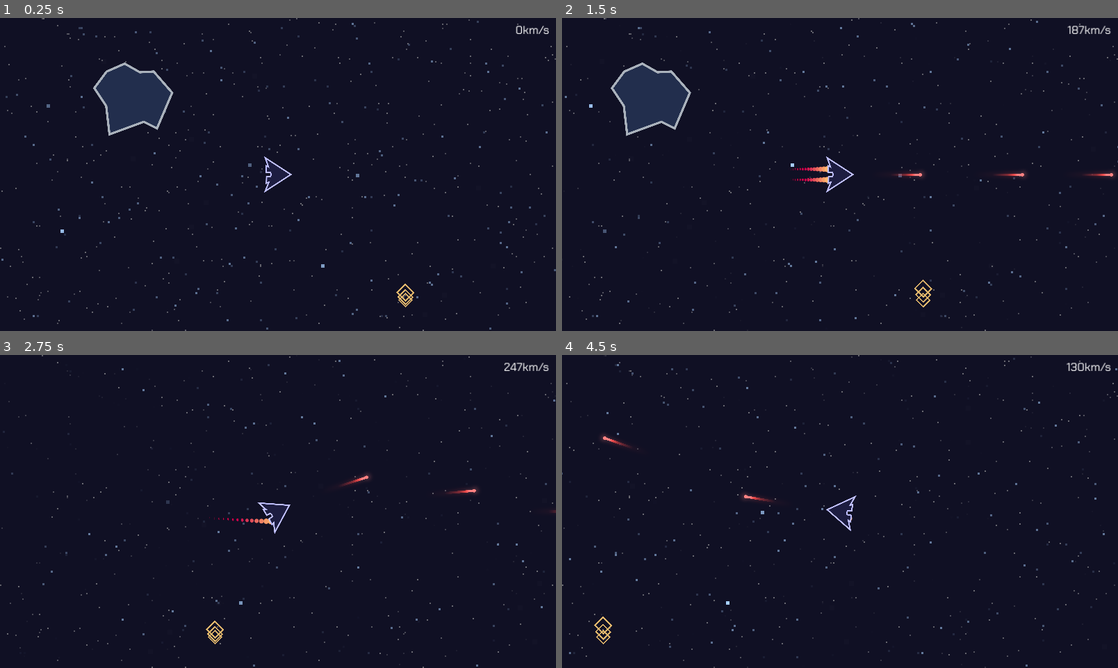
Above: before the commit, frames 1-4 (two rows, left to right).
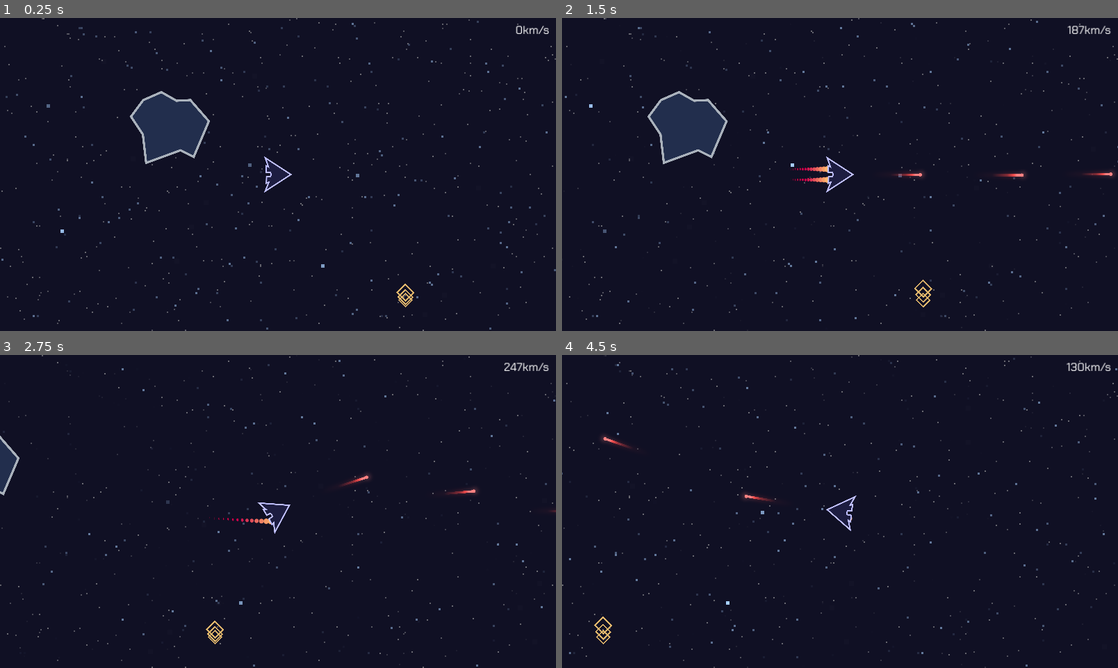
Above: after the commit, the same moments.

Repository: JoeZlonicky/asteroid-miner-prototype
Game: Godot game, scene res://game/game.tscn
Two runs of this game, one before a commit and one after it. Both use one fixed random seed, a clock stepped at 60 frames per second and the inputs below.
Inputs:
- Up to frame 1 (0.25 s): no input
- Up to frame 2 (1.5 s): hold Space (shoot) 0.53-1.28 s; hold W (move_forward) from 0.53 s (still down); tap Space (shoot) at 1.35 s
- Up to frame 3 (2.75 s): release W (move_forward) at 2.03 s; hold A (turn_left) from 2.03 s (still down); hold Space (shoot) from 2.03 s (still down)
- Up to frame 4 (4.5 s): release Space (shoot) at 2.78 s; tap Space (shoot) at 2.85, 4.35 s; release A (turn_left) at 3.53 s; hold S (slow_down) 3.53-4.28 s; hold Space (shoot) 3.53-4.28 s; hold D (turn_right) from 4.28 s (still down)

The runs differ from the first frame. In frame 1, 3.5% of the frame differs, in the area x 16-38%, y 14-47%; in frame 2, 3.5%, in the area x 8-100%, y 14-51%; in frame 3, 0.4%; in frame 4, less than 0.1%.

Commit message:
Add projectile asteroid collision

Diff:
--- /dev/null
+++ b/asteroid/asteroid.tscn
@@ -0,0 +1,14 @@
+[gd_scene load_steps=2 format=3 uid="uid://ctr02p2rxntst"]
+
+[ext_resource type="Texture2D" uid="uid://p6vmxt5j72er" path="res://assets/images/asteroid.svg" id="1_juu16"]
+
+[node name="Asteroid" type="AnimatableBody2D"]
+position = Vector2(386, 306)
+collision_layer = 3
+
+[node name="Sprite2D" type="Sprite2D" parent="."]
+scale = Vector2(0.25, 0.25)
+texture = ExtResource("1_juu16")
+
+[node name="CollisionPolygon2D" type="CollisionPolygon2D" parent="."]
+polygon = PackedVector2Array(-17, -76, 14, -58, 43, -59, 83, -14, 50, 64, 22, 50, -51, 76, -58, 15, -83, -23, -56, -59)
--- a/game/game.tscn
+++ b/game/game.tscn
@@ -5,7 +5,7 @@
 [ext_resource type="FontFile" uid="uid://d4ghy2wdms8ms" path="res://assets/fonts/ChakraPetch-Regular.ttf" id="4_26d38"]
 [ext_resource type="PackedScene" uid="uid://b3y64k6mykthg" path="res://lost_transmission/lost_transmission.tscn" id="4_knh08"]
 [ext_resource type="PackedScene" uid="uid://bvsf1cud8uuvo" path="res://player/player.tscn" id="5_aldug"]
-[ext_resource type="Texture2D" uid="uid://p6vmxt5j72er" path="res://assets/images/asteroid.svg" id="6_mboyv"]
+[ext_resource type="PackedScene" uid="uid://ctr02p2rxntst" path="res://asteroid/asteroid.tscn" id="6_8y7lx"]
 
 [sub_resource type="Animation" id="Animation_kryqb"]
 length = 0.001
@@ -138,7 +138,4 @@
 "": SubResource("AnimationLibrary_r017c")
 }
 
-[node name="Sprite2D" type="Sprite2D" parent="."]
-position = Vector2(310, 247)
-scale = Vector2(0.25, 0.25)
-texture = ExtResource("6_mboyv")
+[node name="Asteroid" parent="." instance=ExtResource("6_8y7lx")]
--- a/player/equipment/blaster/blaster.gd
+++ b/player/equipment/blaster/blaster.gd
@@ -7,7 +7,9 @@
 
 @onready var cooldown_timer: Timer = $Cooldown
 @onready var points: Array = [
-	$Point1
+	$Point1,
+	$Point2,
+	$Point3
 ]
 
 func active_update(_delta: float) -> void:
--- a/player/equipment/blaster/blaster.tscn
+++ b/player/equipment/blaster/blaster.tscn
@@ -9,6 +9,12 @@
 [node name="Point1" type="Marker2D" parent="." index="0"]
 position = Vector2(23, 0)
 
-[node name="Cooldown" type="Timer" parent="." index="1"]
+[node name="Point2" type="Marker2D" parent="." index="1"]
+position = Vector2(22, -1)
+
+[node name="Point3" type="Marker2D" parent="." index="2"]
+position = Vector2(22, 1)
+
+[node name="Cooldown" type="Timer" parent="." index="3"]
 wait_time = 0.25
 one_shot = true
--- a/player/player.tscn
+++ b/player/player.tscn
@@ -1,20 +1,16 @@
-[gd_scene load_steps=6 format=3 uid="uid://bvsf1cud8uuvo"]
+[gd_scene load_steps=5 format=3 uid="uid://bvsf1cud8uuvo"]
 
 [ext_resource type="Script" path="res://player/player.gd" id="1_dvebg"]
 [ext_resource type="Texture2D" uid="uid://bsivagbf4f1jm" path="res://assets/images/player_ship.svg" id="2_p65gm"]
 [ext_resource type="PackedScene" uid="uid://clydoun60iql" path="res://player/equipment/blaster/blaster.tscn" id="3_45gt5"]
 [ext_resource type="PackedScene" uid="uid://c5xxfcf4yrqqj" path="res://player/equipment/thrusters/thrusters.tscn" id="4_b6qkp"]
 
-[sub_resource type="CircleShape2D" id="CircleShape2D_2wm4o"]
-radius = 25.0799
-
 [node name="Player" type="CharacterBody2D"]
 script = ExtResource("1_dvebg")
 
-[node name="CollisionShape2D" type="CollisionShape2D" parent="."]
-visible = false
+[node name="CollisionPolygon" type="CollisionPolygon2D" parent="."]
 position = Vector2(0, 4)
-shape = SubResource("CircleShape2D_2wm4o")
+polygon = PackedVector2Array(29, -4, -29, -41, -16, -4, -29, 34)
 
 [node name="Blaster" parent="." instance=ExtResource("3_45gt5")]
 
--- a/project.godot
+++ b/project.godot
@@ -56,6 +56,10 @@
 ]
 }
 
+[layer_names]
+
+2d_physics/layer_2="projectile"
+
 [rendering]
 
 renderer/rendering_method="mobile"
--- a/projectiles/projectile.gd
+++ b/projectiles/projectile.gd
@@ -4,6 +4,8 @@
 const SPEED: float = 800.0
 
 var velocity: Vector2
+
+@onready var explosion_animator = $Explosion/AnimationPlayer
 
 
 func fire(g_position: Vector2, angle: float, bonus_speed: float = 0.0) -> void:
@@ -18,3 +20,8 @@
 
 func _on_lifespan_timeout() -> void:
 	queue_free()
+
+
+func _on_body_entered(body: Node2D) -> void:
+	set_physics_process(false)
+	explosion_animator.play("explode")
--- a/projectiles/projectile.tscn
+++ b/projectiles/projectile.tscn
@@ -1,14 +1,102 @@
-[gd_scene load_steps=5 format=3 uid="uid://drufal4f2uggw"]
+[gd_scene load_steps=9 format=3 uid="uid://drufal4f2uggw"]
 
 [ext_resource type="Script" path="res://projectiles/projectile.gd" id="1_q7kbu"]
 [ext_resource type="Texture2D" uid="uid://cbjvxn16yhehg" path="res://assets/images/laser.svg" id="2_i4l73"]
 [ext_resource type="Texture2D" uid="uid://bpl0ul6oo7q11" path="res://assets/images/laser_glow.png" id="3_v7r88"]
+[ext_resource type="Texture2D" uid="uid://oqo5ythjpflf" path="res://assets/images/circle_with_glow.png" id="4_al25l"]
+
+[sub_resource type="Animation" id="Animation_gfvjw"]
+resource_name = "explode"
+length = 0.4
+tracks/0/type = "value"
+tracks/0/imported = false
+tracks/0/enabled = true
+tracks/0/path = NodePath("../Sprite:visible")
+tracks/0/interp = 1
+tracks/0/loop_wrap = true
+tracks/0/keys = {
+"times": PackedFloat32Array(0),
+"transitions": PackedFloat32Array(1),
+"update": 1,
+"values": [false]
+}
+tracks/1/type = "value"
+tracks/1/imported = false
+tracks/1/enabled = true
+tracks/1/path = NodePath(".:visible")
+tracks/1/interp = 1
+tracks/1/loop_wrap = true
+tracks/1/keys = {
+"times": PackedFloat32Array(0),
+"transitions": PackedFloat32Array(1),
+"update": 1,
+"values": [true]
+}
+tracks/2/type = "value"
+tracks/2/imported = false
+tracks/2/enabled = true
+tracks/2/path = NodePath(".:scale")
+tracks/2/interp = 2
+tracks/2/loop_wrap = true
+tracks/2/keys = {
+"times": PackedFloat32Array(0, 0.2, 0.4),
+"transitions": PackedFloat32Array(1, 1, 1),
+"update": 0,
+"values": [Vector2(1e-05, 1e-05), Vector2(0.15, 0.15), Vector2(0, 0)]
+}
+
+[sub_resource type="Animation" id="Animation_csqgo"]
+length = 0.001
+tracks/0/type = "value"
+tracks/0/imported = false
+tracks/0/enabled = true
+tracks/0/path = NodePath("../Sprite:visible")
+tracks/0/interp = 1
+tracks/0/loop_wrap = true
+tracks/0/keys = {
+"times": PackedFloat32Array(0),
+"transitions": PackedFloat32Array(1),
+"update": 1,
+"values": [true]
+}
+tracks/1/type = "value"
+tracks/1/imported = false
+tracks/1/enabled = true
+tracks/1/path = NodePath(".:visible")
+tracks/1/interp = 1
+tracks/1/loop_wrap = true
+tracks/1/keys = {
+"times": PackedFloat32Array(0),
+"transitions": PackedFloat32Array(1),
+"update": 1,
+"values": [false]
+}
+tracks/2/type = "value"
+tracks/2/imported = false
+tracks/2/enabled = true
+tracks/2/path = NodePath(".:scale")
+tracks/2/interp = 1
+tracks/2/loop_wrap = true
+tracks/2/keys = {
+"times": PackedFloat32Array(0),
+"transitions": PackedFloat32Array(1),
+"update": 0,
+"values": [Vector2(1e-05, 1e-05)]
+}
+
+[sub_resource type="AnimationLibrary" id="AnimationLibrary_muu3d"]
+_data = {
+"RESET": SubResource("Animation_csqgo"),
+"explode": SubResource("Animation_gfvjw")
+}
 
 [sub_resource type="RectangleShape2D" id="RectangleShape2D_7obrq"]
 size = Vector2(7, 7)
 
 [node name="Projectile" type="Area2D"]
 position = Vector2(203, -33)
+collision_layer = 0
+collision_mask = 2
 script = ExtResource("1_q7kbu")
 
 [node name="Sprite" type="Sprite2D" parent="."]
@@ -16,11 +104,28 @@
 scale = Vector2(0.25, 0.25)
 texture = ExtResource("2_i4l73")
 
-[node name="Glow" type="Sprite2D" parent="."]
+[node name="Glow" type="Sprite2D" parent="Sprite"]
 modulate = Color(1, 1, 1, 0.243137)
-position = Vector2(5, 0)
-scale = Vector2(0.410853, 0.425)
+position = Vector2(-70.5, -1.5)
+scale = Vector2(1.64341, 1.7)
 texture = ExtResource("3_v7r88")
+
+[node name="Explosion" type="Sprite2D" parent="."]
+visible = false
+position = Vector2(51, 0.5)
+scale = Vector2(1e-05, 1e-05)
+texture = ExtResource("4_al25l")
+
+[node name="AnimationPlayer" type="AnimationPlayer" parent="Explosion"]
+libraries = {
+"": SubResource("AnimationLibrary_muu3d")
+}
+
+[node name="Explosion2" type="Sprite2D" parent="Explosion"]
+modulate = Color(1, 0.505882, 0.505882, 0.686275)
+show_behind_parent = true
+scale = Vector2(3, 3)
+texture = ExtResource("4_al25l")
 
 [node name="CollisionShape" type="CollisionShape2D" parent="."]
 position = Vector2(51.5, 0.5)
@@ -31,4 +136,5 @@
 one_shot = true
 autostart = true
 
+[connection signal="body_entered" from="." to="." method="_on_body_entered"]
 [connection signal="timeout" from="Lifespan" to="." method="_on_lifespan_timeout"]
